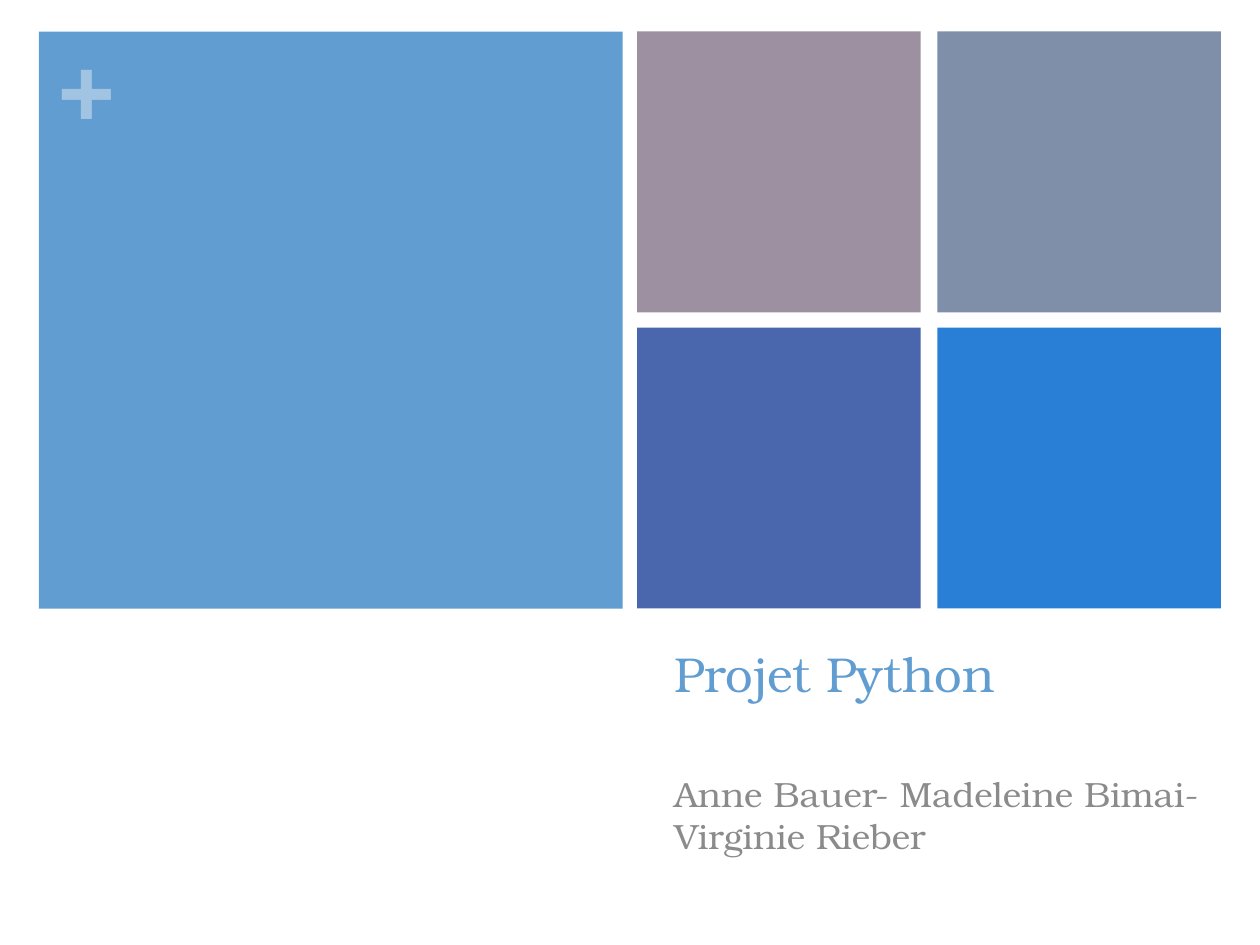
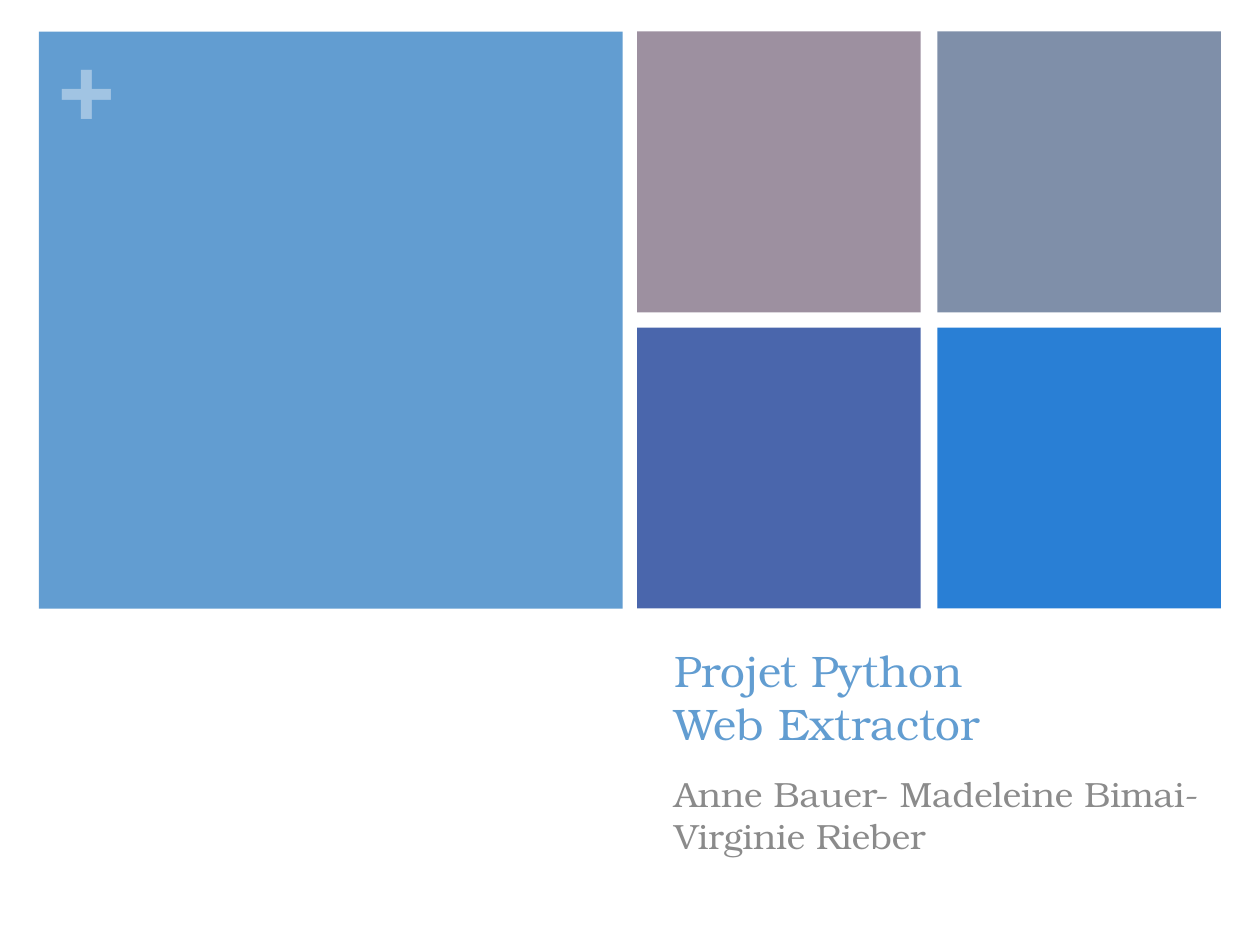
Before and after one commit to vibiscus/python, a slide deck: slide 1 of Presentation 29 avril V2.pptx. Drawn at 1260x945 pixels with LibreOffice and Linux fonts; fonts in the diff are those of the drawing. Boxes give left, top, right and bottom in pixels: in the first picture for what was removed or moved away, otherwise in the second. Text is boxed around its words. In the diff, an @@ line names an element or a change of style, - is before the commit and + after.

```diff
--- a/Presentation 29 avril V2.pptx
+++ b/Presentation 29 avril V2.pptx
@@ title at box(674, 655, 979, 741): text changed; size 28 to 25.2 pt @@
-Projet Python
+Projet Python
+Web Extractor
```
Also in this commit, not shown: 1 other slide changed, 1 other file.
